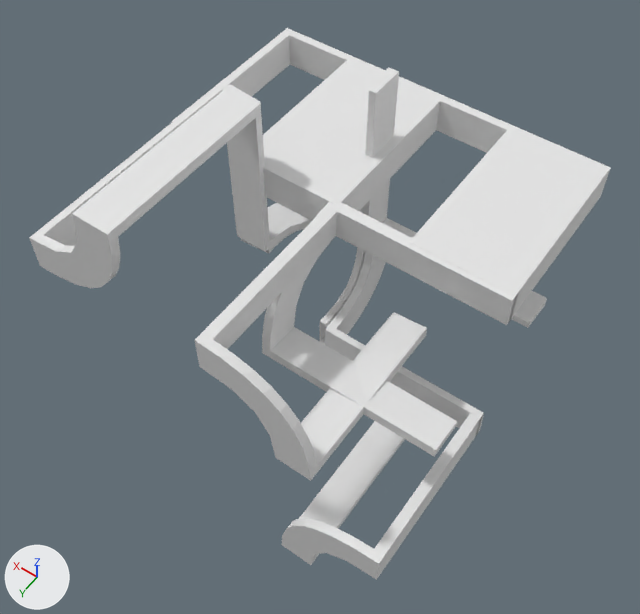
Renders of the OBJ model data/bmc/SET_4W2C/t_054.obj from each side of a commit.
Before and after are seen from a 50 mm camera at (-0.86, 1.242, 1.82) aimed at (-0.013, 0.057, -0.042). Every picture has the same lights, and +X, +Y and +Z are marked at lower left. Where no turn or scale is listed for an object, it has been applied to the vertices.

Before the edit, the objects in view are built like this:
```python
me_t_054 = bpy.data.meshes.new('t_054')
me_t_054.from_pydata(...)  # 448 vertices, 868 faces; spans x -0.5..0.5, y -0.5..0.5, z -0.5..0.501
ob_t_054 = bpy.data.objects.new('t_054', me_t_054)
ob_t_054.location = (0.0, 0.0, 0.0)
```
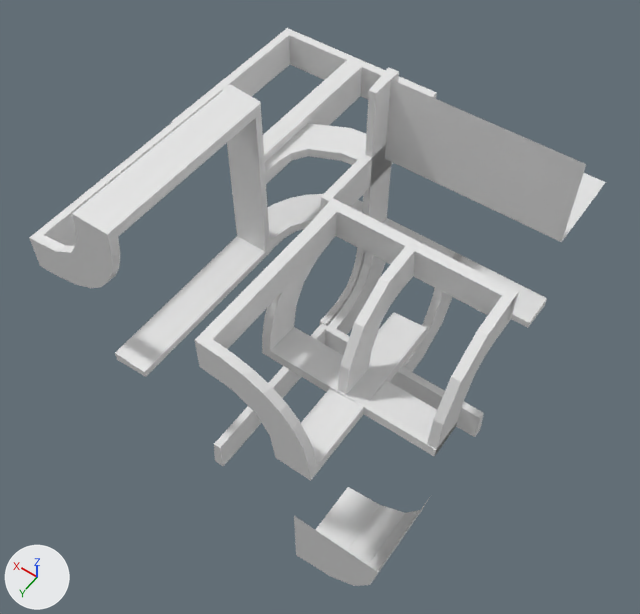
What differs and where, as boxes (x1, y1, x2, y2) in the pictures (640 x 614 px):
't_054', reshaped: before (29, 28, 611, 580); after (29, 28, 606, 586)
part 1 of me_t_054, rebuilt (32% narrower, 40% shorter): before (281, 413, 482, 580); after (294, 487, 430, 586)
part 2 of me_t_054, added: after (214, 323, 327, 466)
part 3 of me_t_054, built on: before (329, 93, 611, 319); after (44, 28, 606, 457)
part 4 of me_t_054, added: after (115, 236, 269, 377)

What changed in the scene script:
```text
Change me_t_054:
    used by ob_t_054; location = (0.0, 0.0, 0.0)
    remove me_t_054.from_pydata(...)  # 448 vertices, 868 faces; spans x -0.5..0.5, y -0.5..0.5, z -0.5..0.501
    add me_t_054.from_pydata(...)  # 774 vertices, 1497 faces; spans x -0.5..0.5, y -0.5..0.5, z -0.5..0.501
    me_t_054 part 1: the loose piece of 44 vertices spanning x -0.5..-0.2, y 0.0..0.5, z -0.5..-0.2 is rebuilt with 11 vertices and now spans x -0.5..-0.25, y 0.25..0.5, z -0.5..-0.25
    me_t_054 part 2: a new loose piece of 46 vertices spanning x 0.0..0.03, y 0.0..0.479, z -0.3..-0.2
    me_t_054 part 3: 20 vertices removed from x -0.5..-0.025, y -0.5..0.0, z 0.2..0.3; 279 vertices added at x -0.5..0.5, y -0.5..0.286, z -0.3..0.501
    me_t_054 part 4: 54 vertices added at x 0.2..0.3, y 0.062..0.5, z -0.03..0.0
```
